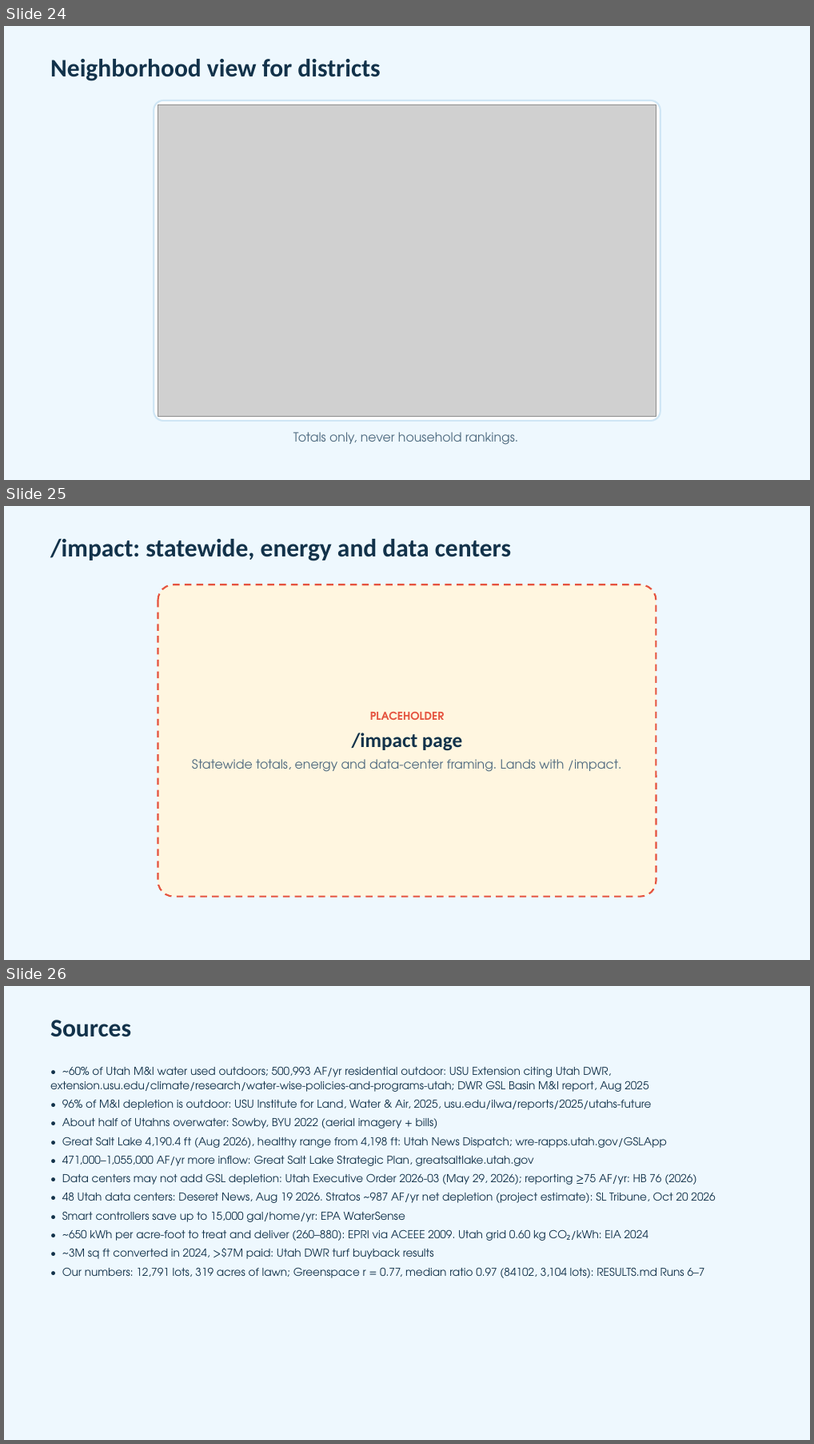
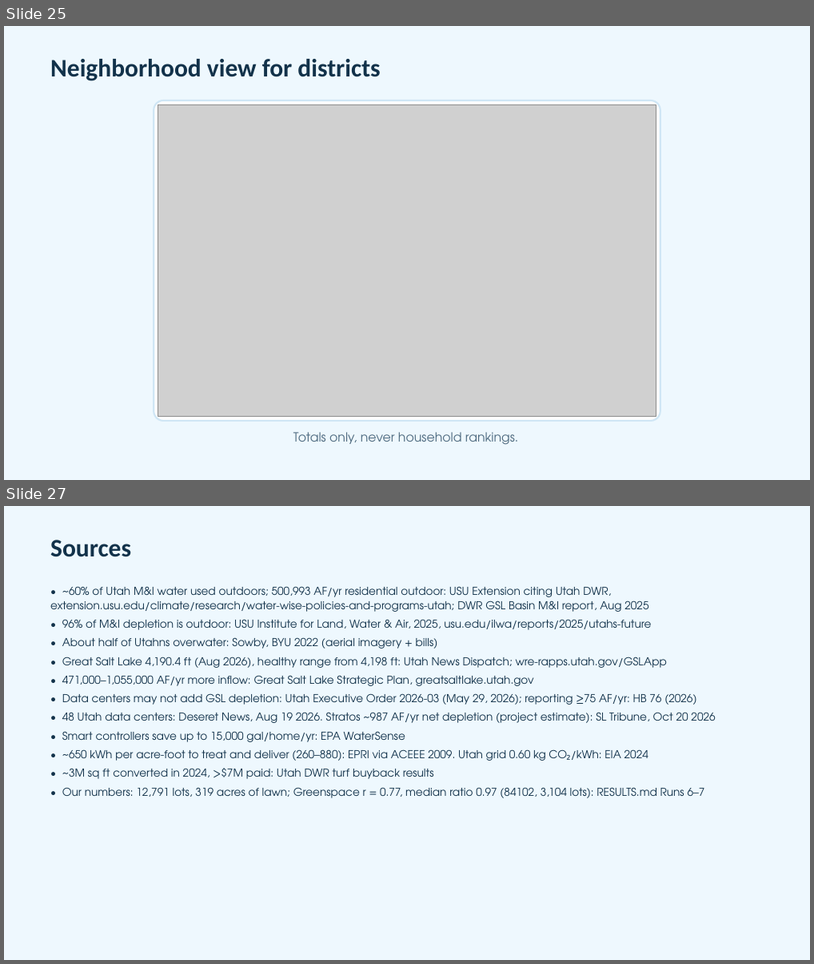
Before and after one commit to adamfortuna/overwatering, a slide deck: docs/pitch/overwatering.pptx. Shown one above the other, each under a label of ours: slides 24, 25 and 26 before the commit, slides 25 and 27 after it; the slides between them are not shown. The pictures are 814x1444 and 814x964 pixels, drawn with LibreOffice and Linux fonts; fonts in the diff are those of the drawing; grey boxes stand for pictures. Boxes give left, top, right and bottom in pixels: in the first picture for what was removed or moved away, otherwise in the second. Text is boxed around its words. In the diff, an @@ line names an element or a change of style, - is before the commit and + after.

```diff
--- a/docs/pitch/overwatering.pptx
+++ b/docs/pitch/overwatering.pptx
@@ slide 25 removed at (4,506,810,960), background #EEF8FE @@
@@ text removed at (50,539,511,561) @@
-/impact: statewide, energy and data centers
@@ rounded rectangle removed at (158,584,657,896) @@
@@ text removed at (192,712,622,772) @@
-PLACEHOLDER
-/impact page
-Statewide totals, energy and data-center framing. Lands with /impact.
@@ what was slide 24 is now slide 25 @@
@@ what was slide 26 is now slide 27 @@
```
Also in this commit, not shown: 2 slides changed, 5 slides added, 3 other slides removed, 18 other files.
